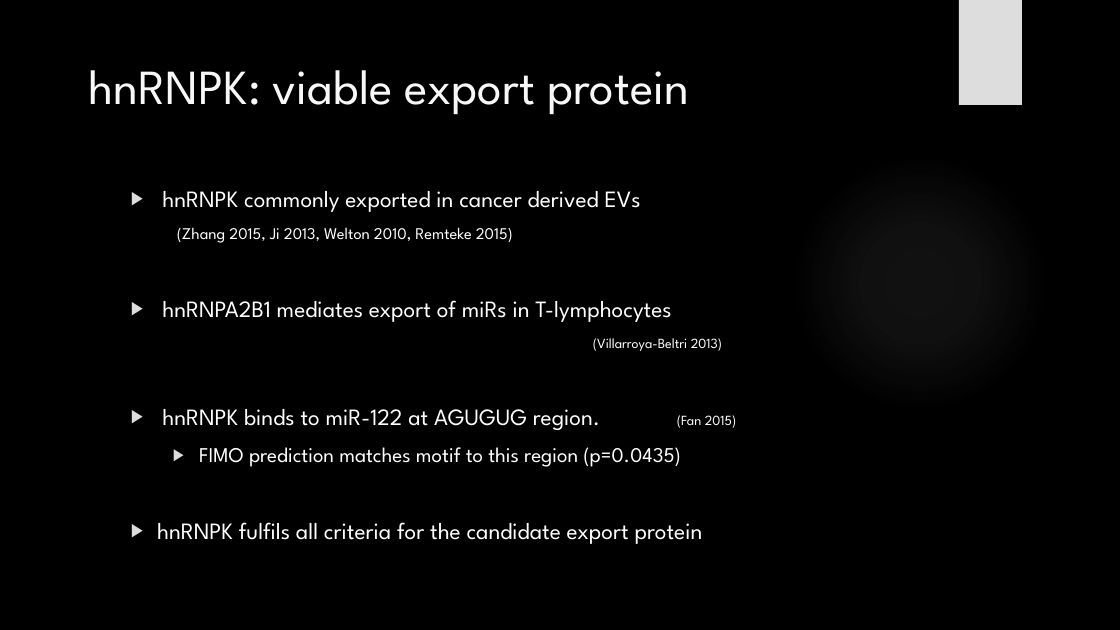
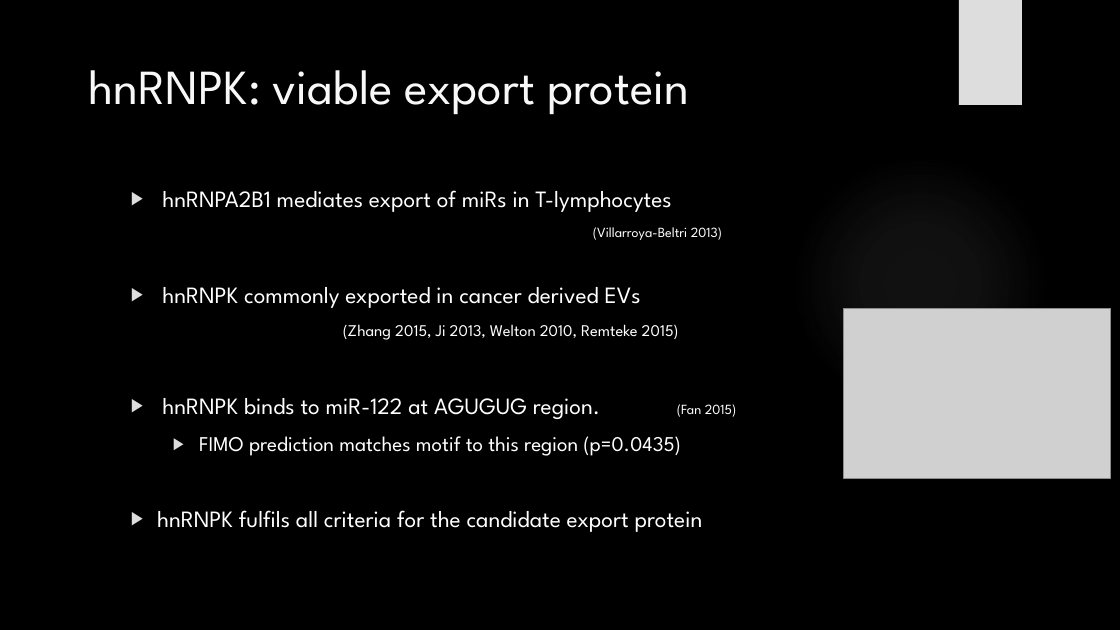
Before and after one commit to HarleyRobinson/Honours2, a slide deck: slide 15 of BackgroundInfo/CollCompBiol.pptx. Drawn at 1120x630 pixels with LibreOffice and Linux fonts; fonts in the diff are those of the drawing; grey boxes stand for pictures; background and template pictures are left out. Boxes give left, top, right and bottom in pixels: in the first picture for what was removed or moved away, otherwise in the second. Text is boxed around its words. In the diff, an @@ line names an element or a change of style, - is before the commit and + after.

```diff
--- a/BackgroundInfo/CollCompBiol.pptx
+++ b/BackgroundInfo/CollCompBiol.pptx
@@ text at box(162, 190, 722, 240): paragraphs added @@
+▶ hnRNPA2B1 mediates export of miRs in T-lymphocytes
+  (Villarroya-Beltri 2013)
@@ text at box(162, 300, 722, 351): paragraphs removed @@
-▶ hnRNPA2B1 mediates export of miRs in T-lymphocytes
-  (Villarroya-Beltri 2013)
@@ picture added at box(844, 308, 1111, 479) @@
```
Also in this commit, not shown: 13 other slides changed, 2 slides added, 2 slides removed, 15 other files.
